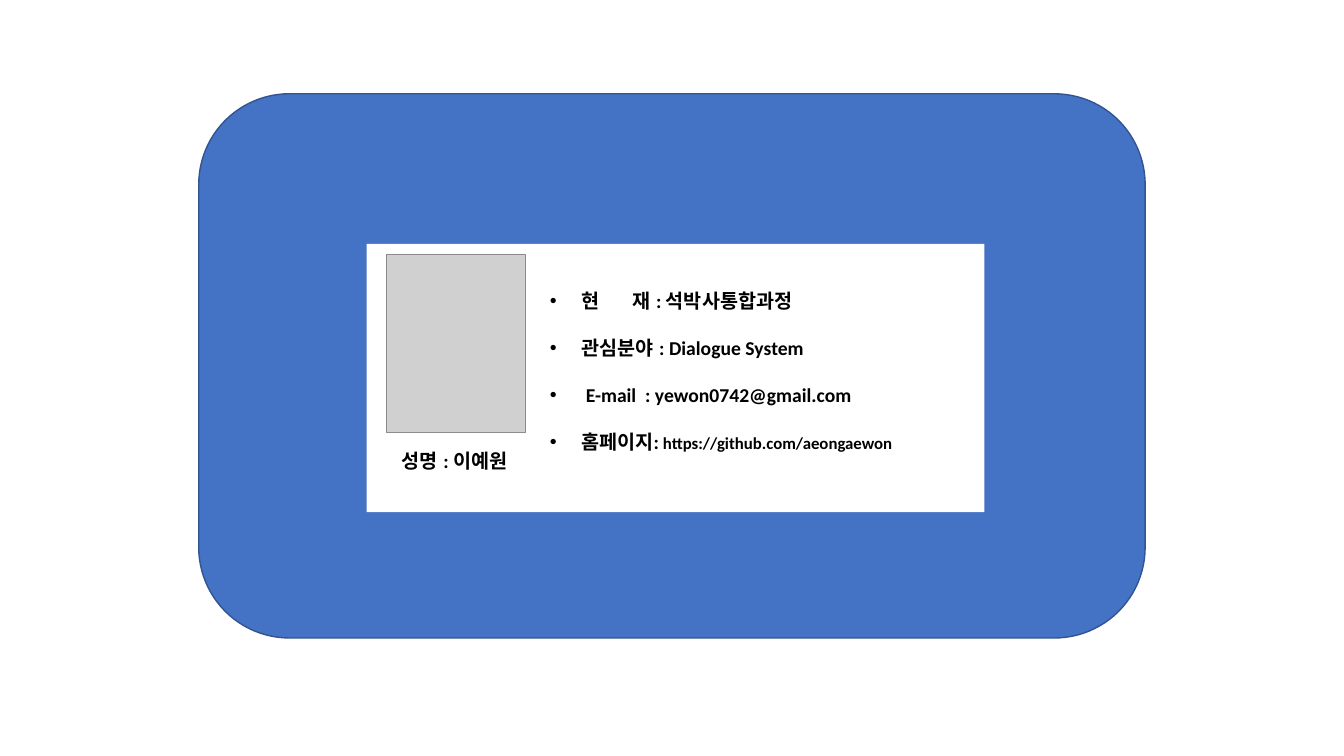
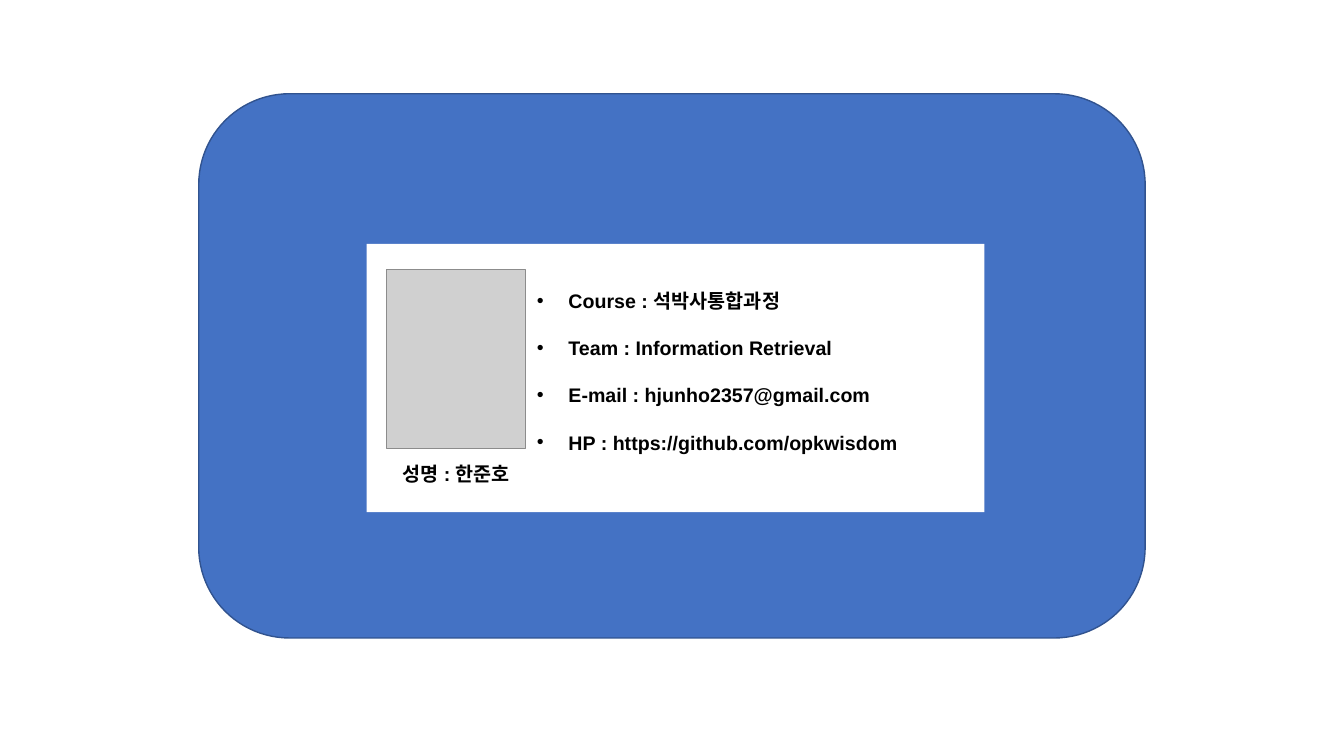
Before and after one commit to NLPlab-skku/NLPlab-skku.github.io, a slide deck: slide 8 of assets/img/members/member_template.pptx (slide 1 before the commit). Drawn at 1344x756 pixels with LibreOffice and Linux fonts; fonts in the diff are those of the drawing; grey boxes stand for pictures. Boxes give left, top, right and bottom in pixels: in the first picture for what was removed or moved away, otherwise in the second. Text is boxed around its words. In the diff, an @@ line names an element or a change of style, - is before the commit and + after.

```diff
--- a/assets/img/members/member_template.pptx
+++ b/assets/img/members/member_template.pptx
@@ rounded rectangle at (199,94,1145,638): outline #325491 1 pt to #31538F 1 pt; proportions changed @@
@@ picture: place and size @@
-picture at (387,255,525,433)
+picture at (387,270,526,449)
@@ text at (568,291,897,454): text changed; font Calibri to Arial @@
-• 현 재 : 석박사통합과정
-• 관심분야 : Dialogue System
-• E-mail : yewon0742@gmail.com
-• 홈페이지: https://github.com/aeongaewon
+• Course : 석박사통합과정
+• Team : Information Retrieval
+• E-mail : hjunho2357@gmail.com
+• HP : https://github.com/opkwisdom
@@ text at (402,464,510,483): text changed; font Calibri to Arial @@
-성명 : 이예원
+성명 : 한준호
```
Also in this commit, not shown: 3 other slides changed, 14 slides added, 2 slides removed, 18 other files.
